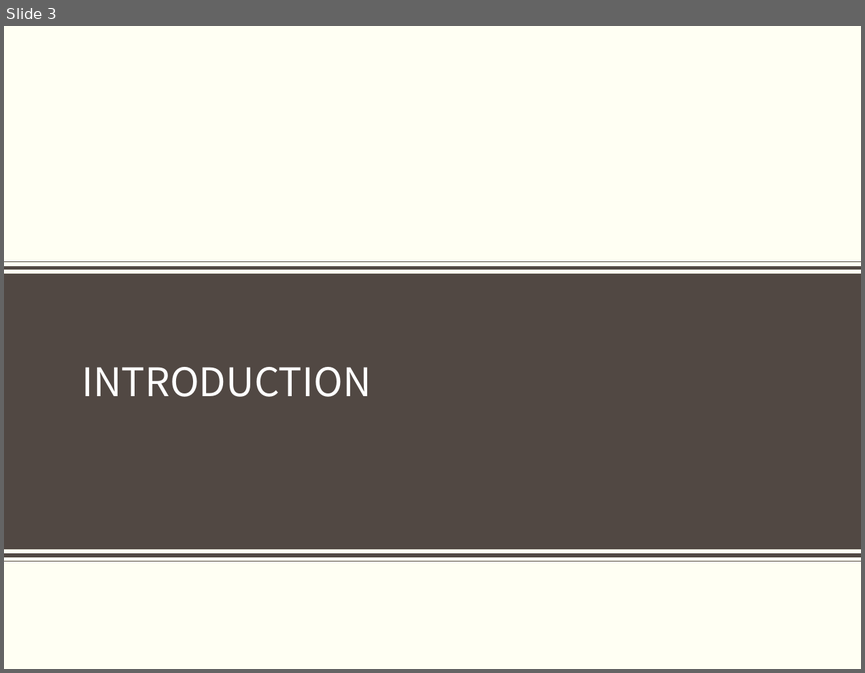
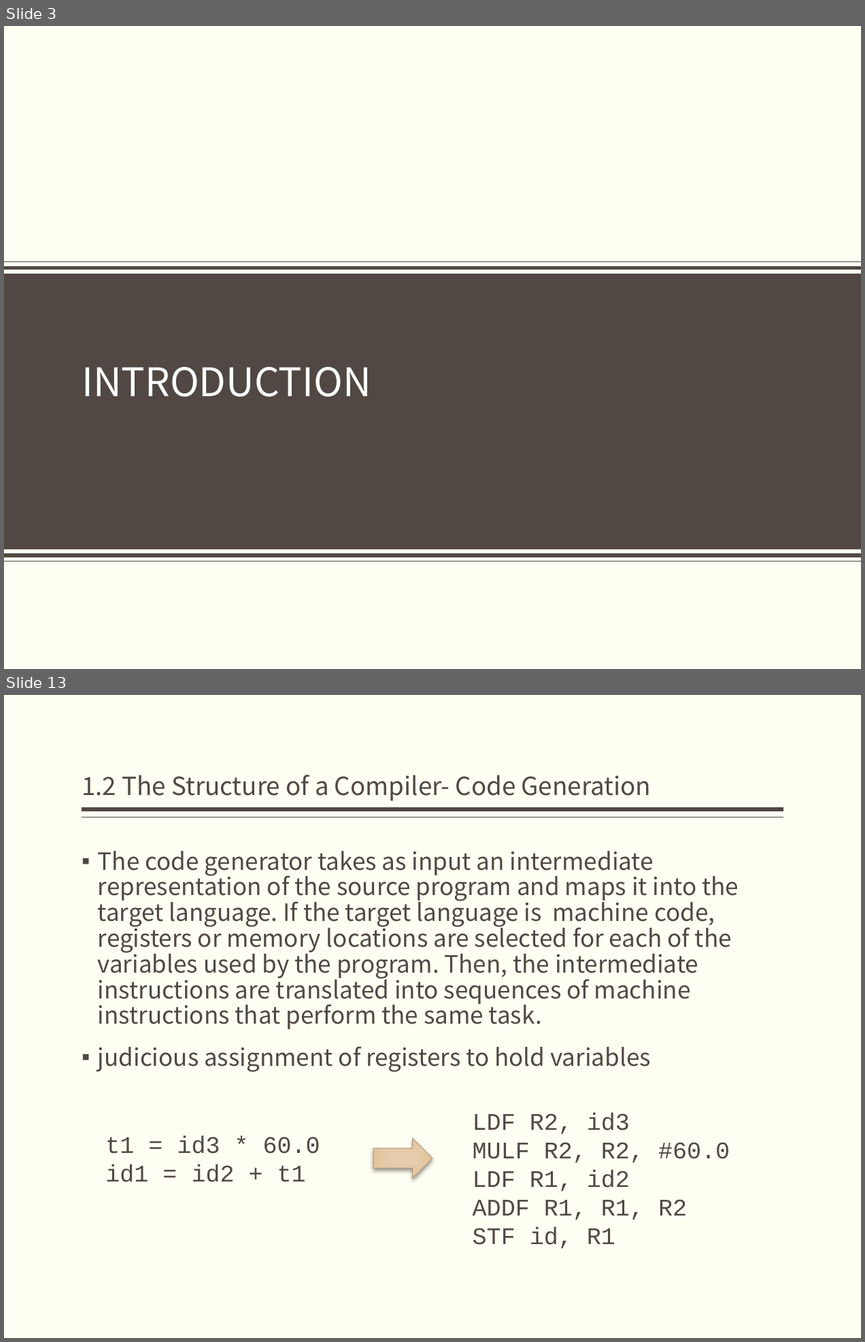
Before and after one commit to bonkboykz/jz81.github.io, a slide deck: course/compiler/LectureNotes/(Spring2017)Lecture1.pptx. Shown one above the other, each under a label of ours: slide 3 before the commit, slides 3 and 13 after it; the slides between them are not shown. The pictures are 865x673 and 865x1342 pixels, drawn with LibreOffice and Linux fonts; fonts in the diff are those of the drawing; background and template pictures are left out. Boxes give left, top, right and bottom in pixels: in the first picture for what was removed or moved away, otherwise in the second. Text is boxed around its words. In the diff, an @@ line names an element or a change of style, - is before the commit and + after.

```diff
--- a/course/compiler/LectureNotes/(Spring2017)Lecture1.pptx
+++ b/course/compiler/LectureNotes/(Spring2017)Lecture1.pptx
@@ slide 13 added at (x1=4, y1=695, x2=861, y2=1338), background #FFFFF3 @@
@@ title added at (x1=82, y1=775, x2=651, y2=801), 21 pt, text #514843 @@
+1.2 The Structure of a Compiler- Code Generation
@@ line added from (784, 809) to (82, 809), #514843 3 pt @@
@@ line added from (784, 817) to (82, 817), #514843 1 pt @@
@@ text added at (x1=98, y1=851, x2=738, y2=1072), 20 pt, text #514843 @@
+▪ The code generator takes as input an intermediate representation of the source program and maps it into the target language. If the target language is machine code, registers or memory locations are selected for each of the variables used by the program. Then, the intermediate instructions are translated into sequences of machine instructions that perform the same task.
+▪ judicious assignment of registers to hold variables
@@ text added at (x1=473, y1=1113, x2=730, y2=1248), 20 pt, text #514843 @@
+LDF R2, id3
+MULF R2, R2, #60.0
+LDF R1, id2
+ADDF R1, R1, R2
+STF id, R1
@@ text added at (x1=105, y1=1136, x2=320, y2=1182), 20 pt, text #514843 @@
+t1 = id3 * 60.0
+id1 = id2 + t1
@@ right arrow added at (x1=373, y1=1138, x2=432, y2=1178), fill gradient #E8CEAF to #E4C49D, outline #AB977A 0.5 pt @@
```
Also in this commit, not shown: 2 slides changed, 18 other slides added.
